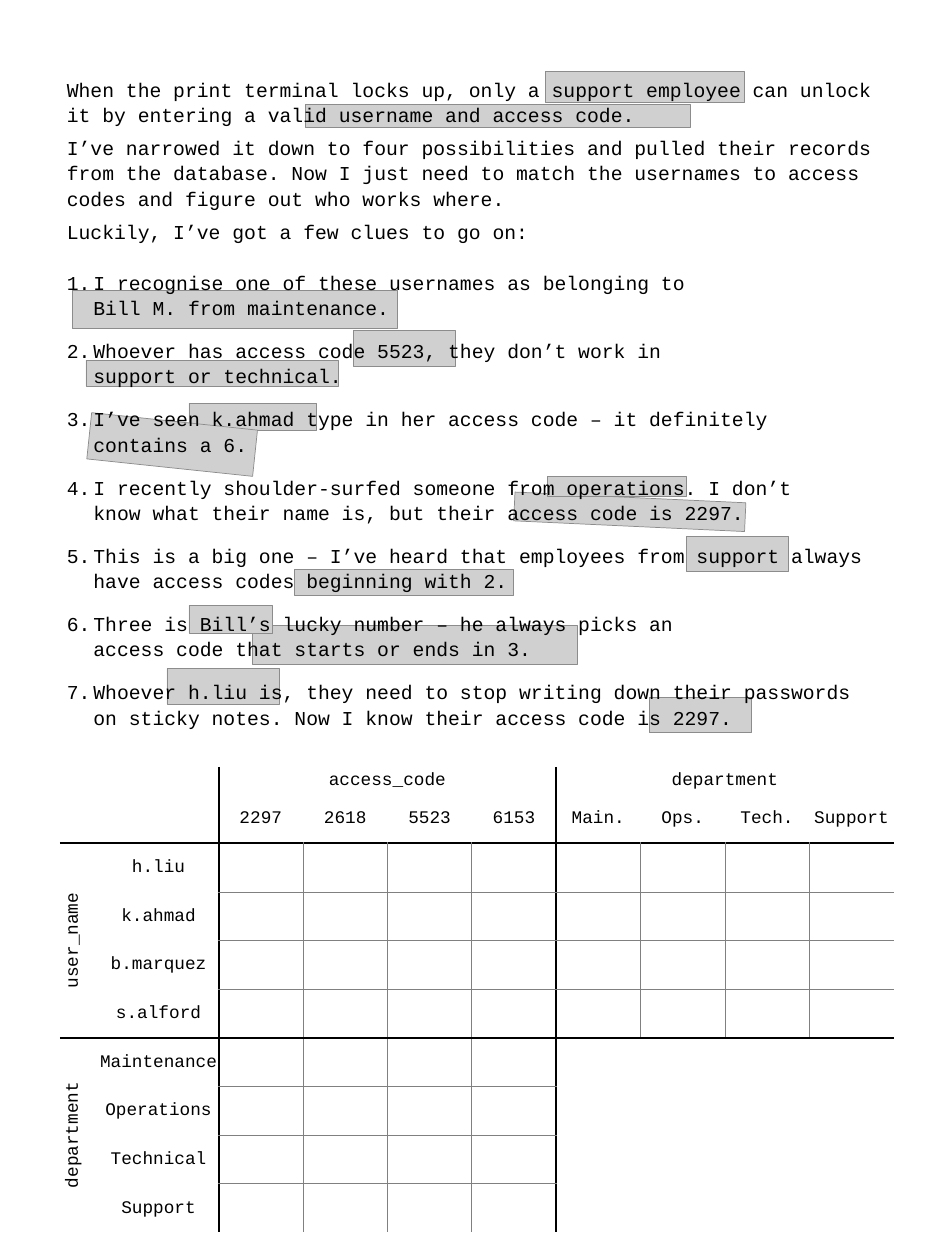
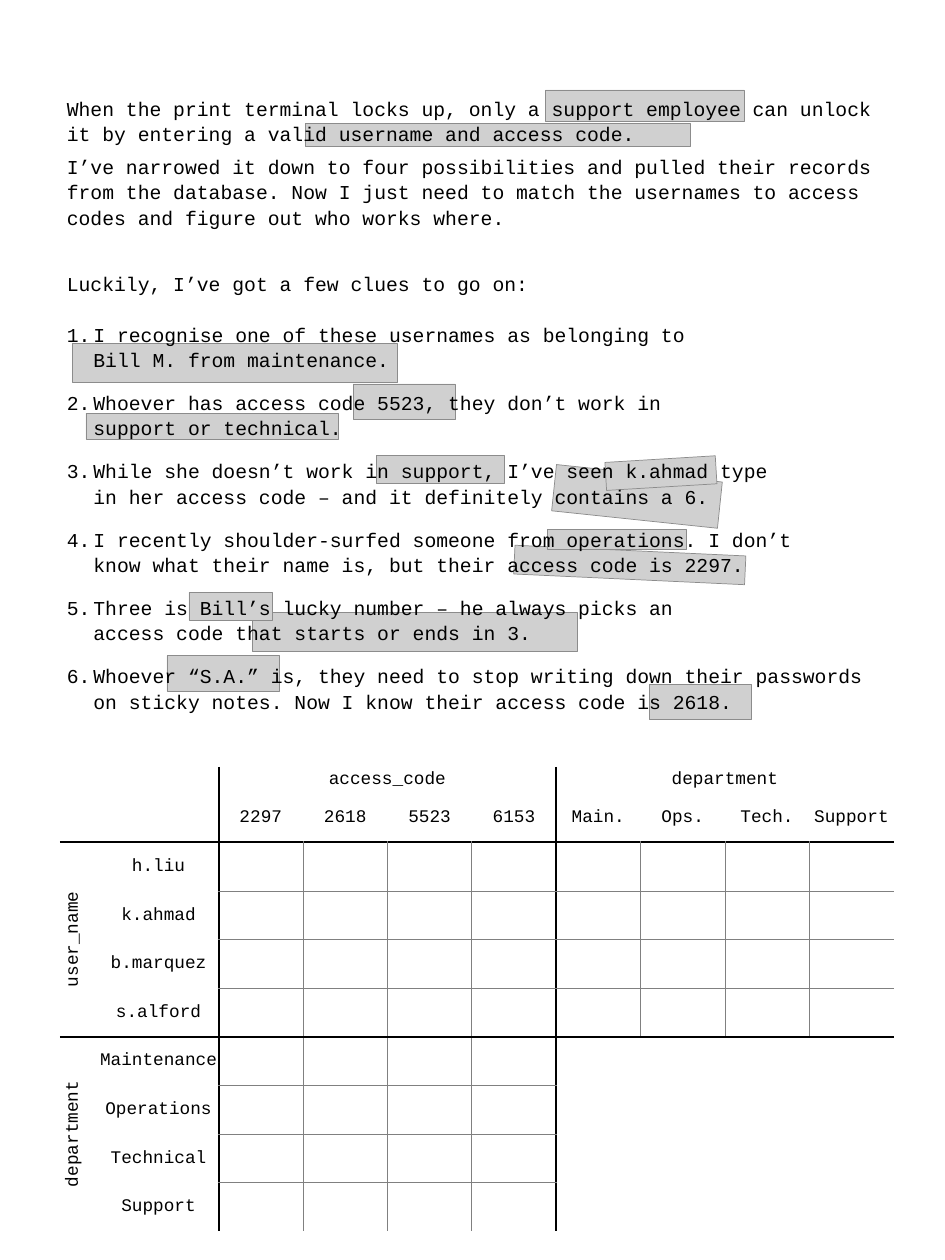
Before and after one commit to DPerrySvendsen/escape, a slide deck: slide 2 of Clues.pptx. Drawn at 945x1260 pixels with LibreOffice and Linux fonts; fonts in the diff are those of the drawing; grey boxes stand for pictures; background and template pictures are left out. Boxes give left, top, right and bottom in pixels: in the first picture for what was removed or moved away, otherwise in the second. Text is boxed around its words. In the diff, an @@ line names an element or a change of style, - is before the commit and + after.

```diff
--- a/Clues.pptx
+++ b/Clues.pptx
@@ text "When the print terminal locks ...": place and size @@
-text "When the print terminal locks ..." at <box>67,83,871,731</box>
+text "When the print terminal locks ..." at <box>67,102,871,715</box>
@@ picture: place and size @@
-picture at <box>546,71,744,102</box>
+picture at <box>546,90,744,121</box>
@@ picture: place and size @@
-picture at <box>306,105,690,128</box>
+picture at <box>306,123,690,146</box>
@@ 5 pictures: place and size @@
-5 pictures at <box>72,290,746,532</box>
+5 pictures at <box>72,343,746,585</box>
@@ text at <box>93,465,767,508</box>: text changed @@
-3. I’ve seen k.ahmad type in her access code – it definitely
-   contains a 6.
+3. While she doesn’t work in support, I’ve seen k.ahmad type
+   in her access code – and it definitely contains a 6.
@@ picture: place and size @@
-picture at <box>189,403,317,430</box>
+picture at <box>376,456,504,483</box>
@@ picture: place and size @@
-picture at <box>87,413,257,476</box>
+picture at <box>552,465,722,529</box>
@@ picture added at <box>605,456,717,491</box> @@
@@ picture removed at <box>686,537,788,572</box> @@
@@ text at <box>93,549,862,592</box>: paragraph removed @@
-5. This is a big one – I’ve heard that employees from support always have access codes beginning with 2.
@@ picture removed at <box>295,569,514,596</box> @@
@@ picture: place and size @@
-picture at <box>189,605,273,633</box>
+picture at <box>189,593,273,620</box>
@@ 3 pictures: place and size @@
-3 pictures at <box>167,626,751,733</box>
+3 pictures at <box>167,613,751,720</box>
@@ text at <box>93,669,862,715</box>: text changed @@
-7. Whoever h.liu is, they need to stop writing down their passwords on sticky notes. Now I know their access code is 2297.
+6. Whoever “S.A.” is, they need to stop writing down their passwords on sticky notes. Now I know their access code is 2618.
```
Also in this commit, not shown: 6 other files.
